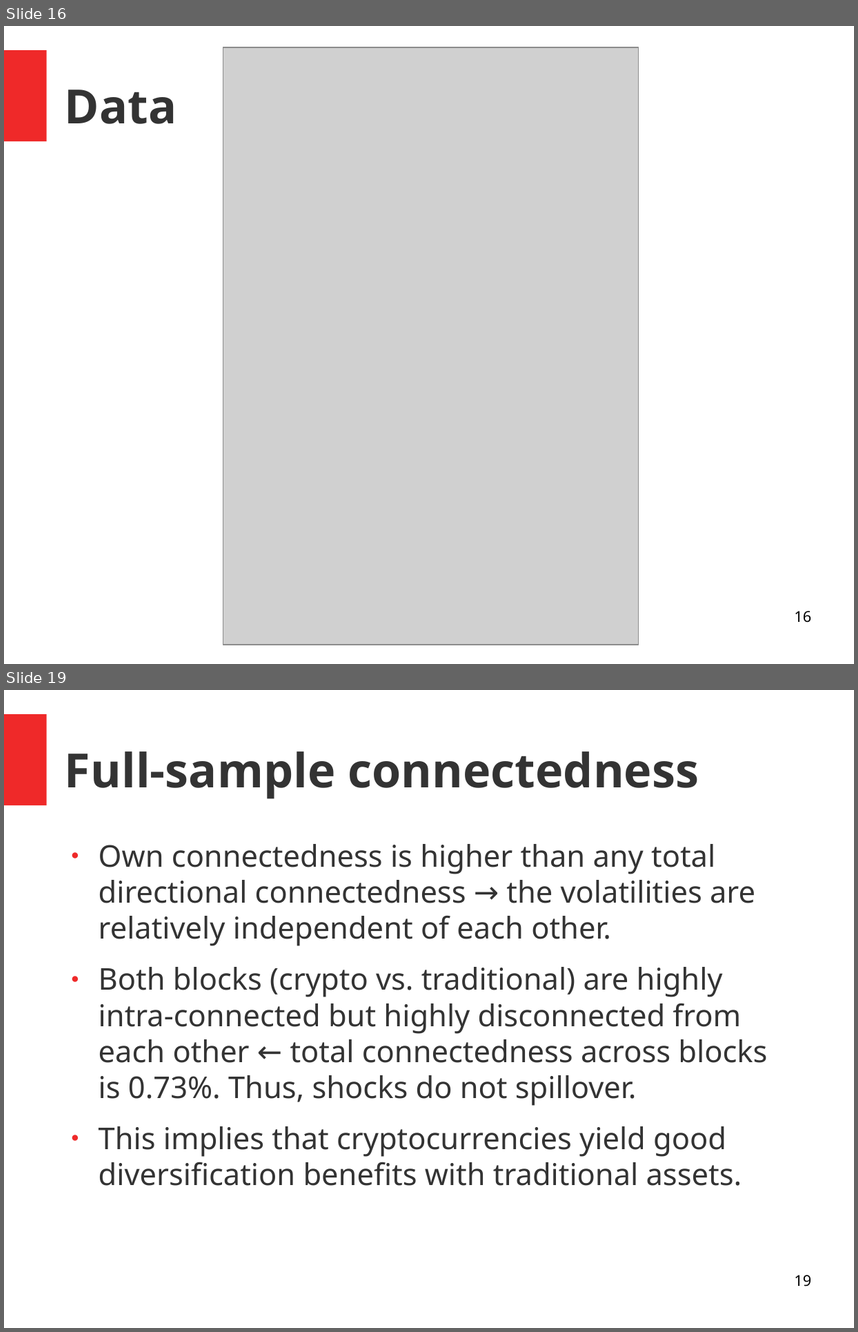
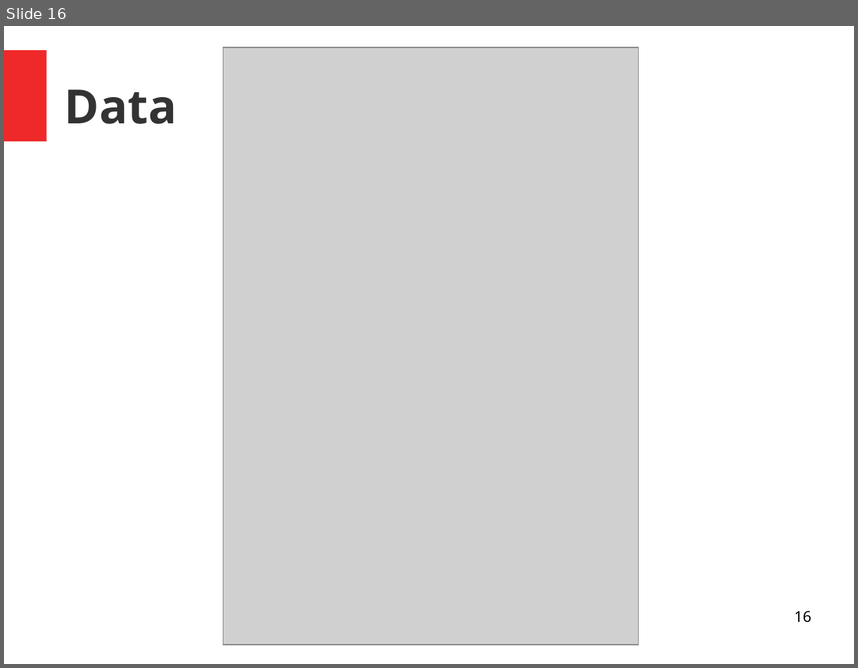
Before and after one commit to alexaoh/finance, a slide deck: NotesFromArticle.odp. Shown one above the other, each under a label of ours: slides 16 and 19 before the commit, slide 16 after it; the slides between them are not shown. The pictures are 858x1332 and 858x668 pixels, drawn with LibreOffice and Linux fonts; fonts in the diff are those of the drawing; grey boxes stand for pictures. Boxes give left, top, right and bottom in pixels: in the first picture for what was removed or moved away, otherwise in the second. Text is boxed around its words. In the diff, an @@ line names an element or a change of style, - is before the commit and + after.

```diff
--- a/NotesFromArticle.odp
+++ b/NotesFromArticle.odp
@@ slide 19 removed at (x1=4, y1=690, x2=854, y2=1328), background #FFFFFF; not listed: 1 template element that a slide beside it also shows @@
@@ title removed at (x1=65, y1=751, x2=699, y2=799) @@
-Full-sample connectedness
@@ text removed at (x1=99, y1=844, x2=767, y2=1185) @@
-● Own connectedness is higher than any total directional connectedness → the volatilities are relatively independent of each other.
-● Both blocks (crypto vs. traditional) are highly intra-connected but highly disconnected from each other ← total connectedness across blocks is 0.73%. Thus, shocks do not spillover.
-● This implies that cryptocurrencies yield good diversification benefits with traditional assets.
@@ page number removed at (x1=794, y1=1274, x2=811, y2=1286) @@
-19
```
Also in this commit, not shown: 5 slides changed, 1 slide added, 6 other slides removed, 1 other file.
